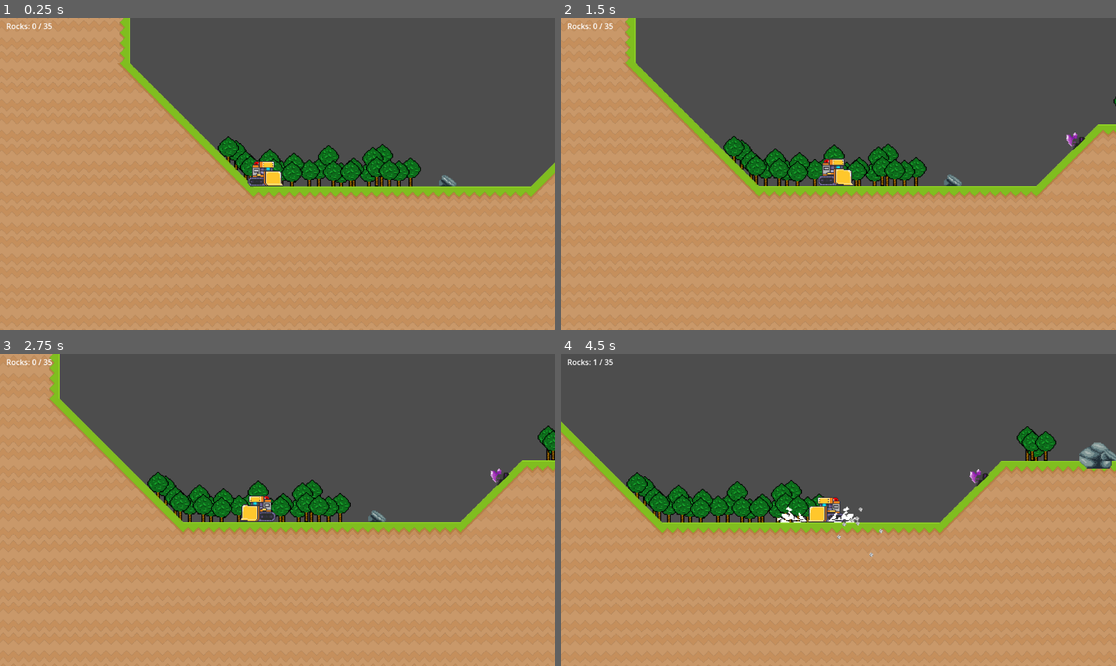
Above: before the commit, frames 1-4 (two rows, left to right).
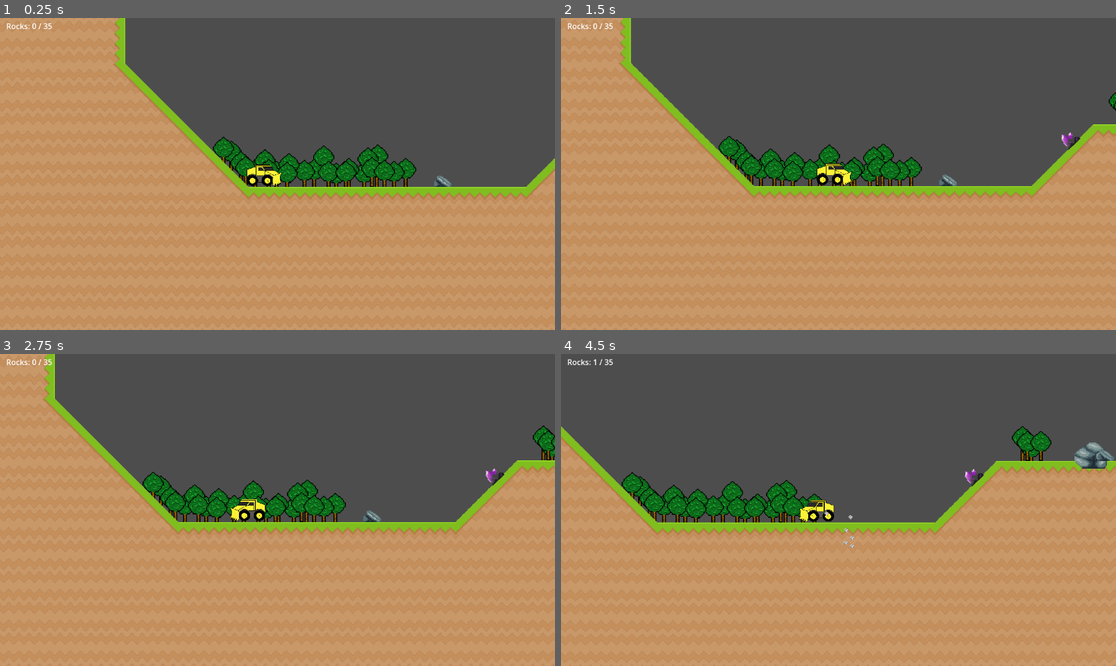
Above: after the commit, the same moments.

Repository: neldridge/kiddozer
Game: Godot game, scene res://levels/GameLevel1.tscn
The game is run twice, just before and just after one commit, with the same random seed, the same clock (stepped at 60 frames per second) and the same inputs.
Inputs:
- Up to frame 1 (0.25 s): no input
- Up to frame 2 (1.5 s): tap Enter (ui_accept) at 0.5, 0.77 s; hold Right (ui_right) from 0.53 s (still down)
- Up to frame 3 (2.75 s): tap Enter (ui_accept) at 1.52 s; release Right (ui_right) at 2.03 s; hold Left (ui_left) from 2.03 s (still down)
- Up to frame 4 (4.5 s): release Left (ui_left) at 2.78 s; hold Right (ui_right) 2.78-4.28 s; tap Enter (ui_accept) at 3.02, 3.77 s; hold Left (ui_left) from 4.28 s (still down)

The runs differ from the first frame. In frame 1, 4.8% of the frame differs, in the area x 0-100%, y 0-100%; in frame 2, 5.0%; in frame 3, 5.4%; in frame 4, 5.7%, in the area x 0-100%, y 21-100%.

Commit message:
more trees, beginning of a scene to use for scaling models

Diff:
--- a/dozer/dozer.tscn
+++ b/dozer/dozer.tscn
@@ -1,58 +1,16 @@
-[gd_scene load_steps=42 format=3 uid="uid://cr06ayqsfufog"]
+[gd_scene load_steps=22 format=3 uid="uid://cr06ayqsfufog"]
 
-[ext_resource type="Texture2D" uid="uid://dinunbyjyt2qu" path="res://dozer/sprites/Idle.png" id="1_f2yte"]
 [ext_resource type="Script" uid="uid://cqbb3ongekr4h" path="res://dozer/dozer.gd" id="1_qe0wl"]
-[ext_resource type="Texture2D" uid="uid://coiml5rdhdha6" path="res://dozer/sprites/Attack.png" id="2_kpo34"]
+[ext_resource type="Texture2D" uid="uid://e5c511glgkln" path="res://dozer/rubble_truck.png" id="2_fbc6f"]
 [ext_resource type="Texture2D" uid="uid://crqvhks28ytrl" path="res://dozer/sprites/Death.png" id="3_0dsod"]
 [ext_resource type="AudioStream" uid="uid://15lrx8d02qml" path="res://dozer/sounds/bulldozer_idle.mp3" id="3_53llr"]
 [ext_resource type="AudioStream" uid="uid://ckglk4r6yea6a" path="res://dozer/sounds/bulldozer_moving.mp3" id="4_2ggiw"]
 [ext_resource type="Texture2D" uid="uid://wetbyxy5l6gq" path="res://dozer/sprites/Hit.png" id="4_3qq7t"]
 [ext_resource type="Texture2D" uid="uid://8qrxgc33oc2h" path="res://dozer/sprites/Parry.png" id="6_olsbn"]
-[ext_resource type="Texture2D" uid="uid://btx10eowlq56l" path="res://dozer/sprites/Walk.png" id="7_skdve"]
 
-[sub_resource type="AtlasTexture" id="AtlasTexture_03uln"]
-atlas = ExtResource("2_kpo34")
-region = Rect2(0, 0, 112, 80)
-
-[sub_resource type="AtlasTexture" id="AtlasTexture_xj5qb"]
-atlas = ExtResource("2_kpo34")
-region = Rect2(112, 0, 112, 80)
-
-[sub_resource type="AtlasTexture" id="AtlasTexture_r15cf"]
-atlas = ExtResource("2_kpo34")
-region = Rect2(224, 0, 112, 80)
-
-[sub_resource type="AtlasTexture" id="AtlasTexture_ag717"]
-atlas = ExtResource("2_kpo34")
-region = Rect2(336, 0, 112, 80)
-
-[sub_resource type="AtlasTexture" id="AtlasTexture_jin6b"]
-atlas = ExtResource("2_kpo34")
-region = Rect2(448, 0, 112, 80)
-
-[sub_resource type="AtlasTexture" id="AtlasTexture_rss15"]
-atlas = ExtResource("2_kpo34")
-region = Rect2(560, 0, 112, 80)
-
-[sub_resource type="AtlasTexture" id="AtlasTexture_m76yo"]
-atlas = ExtResource("2_kpo34")
-region = Rect2(672, 0, 112, 80)
-
-[sub_resource type="AtlasTexture" id="AtlasTexture_dejpx"]
-atlas = ExtResource("2_kpo34")
-region = Rect2(784, 0, 112, 80)
-
-[sub_resource type="AtlasTexture" id="AtlasTexture_rpk7b"]
-atlas = ExtResource("2_kpo34")
-region = Rect2(896, 0, 112, 80)
-
-[sub_resource type="AtlasTexture" id="AtlasTexture_p1h7o"]
-atlas = ExtResource("2_kpo34")
-region = Rect2(1008, 0, 112, 80)
-
-[sub_resource type="AtlasTexture" id="AtlasTexture_vky2t"]
-atlas = ExtResource("2_kpo34")
-region = Rect2(1120, 0, 112, 80)
+[sub_resource type="AtlasTexture" id="AtlasTexture_n2kyf"]
+atlas = ExtResource("2_fbc6f")
+region = Rect2(0, 0, 128, 128)
 
 [sub_resource type="AtlasTexture" id="AtlasTexture_n5k4n"]
 atlas = ExtResource("3_0dsod")
@@ -74,29 +32,9 @@
 atlas = ExtResource("4_3qq7t")
 region = Rect2(224, 0, 112, 80)
 
-[sub_resource type="AtlasTexture" id="AtlasTexture_j1dar"]
-atlas = ExtResource("1_f2yte")
-region = Rect2(0, 0, 112, 80)
-
-[sub_resource type="AtlasTexture" id="AtlasTexture_hpyca"]
-atlas = ExtResource("1_f2yte")
-region = Rect2(112, 0, 112, 80)
-
-[sub_resource type="AtlasTexture" id="AtlasTexture_hfduu"]
-atlas = ExtResource("1_f2yte")
-region = Rect2(224, 0, 112, 80)
-
-[sub_resource type="AtlasTexture" id="AtlasTexture_widc4"]
-atlas = ExtResource("1_f2yte")
-region = Rect2(336, 0, 112, 80)
-
-[sub_resource type="AtlasTexture" id="AtlasTexture_u0bcs"]
-atlas = ExtResource("1_f2yte")
-region = Rect2(448, 0, 112, 80)
-
-[sub_resource type="AtlasTexture" id="AtlasTexture_sanjd"]
-atlas = ExtResource("1_f2yte")
-region = Rect2(560, 0, 112, 80)
+[sub_resource type="AtlasTexture" id="AtlasTexture_kpo34"]
+atlas = ExtResource("2_fbc6f")
+region = Rect2(0, 0, 128, 128)
 
 [sub_resource type="AtlasTexture" id="AtlasTexture_00gv6"]
 atlas = ExtResource("6_olsbn")
@@ -114,57 +52,15 @@
 atlas = ExtResource("6_olsbn")
 region = Rect2(336, 0, 112, 80)
 
-[sub_resource type="AtlasTexture" id="AtlasTexture_jdp1n"]
-atlas = ExtResource("7_skdve")
-region = Rect2(0, 0, 112, 80)
-
-[sub_resource type="AtlasTexture" id="AtlasTexture_pi7x2"]
-atlas = ExtResource("7_skdve")
-region = Rect2(112, 0, 112, 80)
-
-[sub_resource type="AtlasTexture" id="AtlasTexture_4unb5"]
-atlas = ExtResource("7_skdve")
-region = Rect2(224, 0, 112, 80)
-
-[sub_resource type="AtlasTexture" id="AtlasTexture_yr8qb"]
-atlas = ExtResource("7_skdve")
-region = Rect2(336, 0, 112, 80)
+[sub_resource type="AtlasTexture" id="AtlasTexture_0dsod"]
+atlas = ExtResource("2_fbc6f")
+region = Rect2(0, 0, 128, 128)
 
 [sub_resource type="SpriteFrames" id="SpriteFrames_a6j0l"]
 animations = [{
 "frames": [{
 "duration": 1.0,
-"texture": SubResource("AtlasTexture_03uln")
-}, {
-"duration": 1.0,
-"texture": SubResource("AtlasTexture_xj5qb")
-}, {
-"duration": 1.0,
-"texture": SubResource("AtlasTexture_r15cf")
-}, {
-"duration": 1.0,
-"texture": SubResource("AtlasTexture_ag717")
-}, {
-"duration": 1.0,
-"texture": SubResource("AtlasTexture_jin6b")
-}, {
-"duration": 1.0,
-"texture": SubResource("AtlasTexture_rss15")
-}, {
-"duration": 1.0,
-"texture": SubResource("AtlasTexture_m76yo")
-}, {
-"duration": 1.0,
-"texture": SubResource("AtlasTexture_dejpx")
-}, {
-"duration": 1.0,
-"texture": SubResource("AtlasTexture_rpk7b")
-}, {
-"duration": 1.0,
-"texture": SubResource("AtlasTexture_p1h7o")
-}, {
-"duration": 1.0,
-"texture": SubResource("AtlasTexture_vky2t")
+"texture": SubResource("AtlasTexture_n2kyf")
 }],
 "loop": false,
 "name": &"attack",
@@ -197,22 +93,7 @@
 }, {
 "frames": [{
 "duration": 1.0,
-"texture": SubResource("AtlasTexture_j1dar")
-}, {
-"duration": 1.0,
-"texture": SubResource("AtlasTexture_hpyca")
-}, {
-"duration": 1.0,
-"texture": SubResource("AtlasTexture_hfduu")
-}, {
-"duration": 1.0,
-"texture": SubResource("AtlasTexture_widc4")
-}, {
-"duration": 1.0,
-"texture": SubResource("AtlasTexture_u0bcs")
-}, {
-"duration": 1.0,
-"texture": SubResource("AtlasTexture_sanjd")
+"texture": SubResource("AtlasTexture_kpo34")
 }],
 "loop": true,
 "name": &"idle",
@@ -237,16 +118,7 @@
 }, {
 "frames": [{
 "duration": 1.0,
-"texture": SubResource("AtlasTexture_jdp1n")
-}, {
-"duration": 1.0,
-"texture": SubResource("AtlasTexture_pi7x2")
-}, {
-"duration": 1.0,
-"texture": SubResource("AtlasTexture_4unb5")
-}, {
-"duration": 1.0,
-"texture": SubResource("AtlasTexture_yr8qb")
+"texture": SubResource("AtlasTexture_0dsod")
 }],
 "loop": true,
 "name": &"walk",
@@ -264,13 +136,22 @@
 [node name="VisualPivot" type="Node2D" parent="."]
 position = Vector2(-2, 0)
 
-[node name="AnimatedSprite2D" type="AnimatedSprite2D" parent="VisualPivot"]
+[node name="AnimatedSprite2D_bak" type="AnimatedSprite2D" parent="VisualPivot"]
+visible = false
 position = Vector2(-8, -20)
 scale = Vector2(0.910714, 0.910714)
 sprite_frames = SubResource("SpriteFrames_a6j0l")
 animation = &"walk"
 autoplay = "idle"
 frame_progress = 0.829065
+flip_h = true
+
+[node name="AnimatedSprite2D" type="AnimatedSprite2D" parent="VisualPivot"]
+position = Vector2(-14, -19)
+scale = Vector2(0.369419, 0.369419)
+sprite_frames = SubResource("SpriteFrames_a6j0l")
+animation = &"attack"
+autoplay = "idle"
 flip_h = true
 
 [node name="CollisionShape2D" type="CollisionShape2D" parent="."]
--- a/levels/GameLevel1.tscn
+++ b/levels/GameLevel1.tscn
@@ -268,4 +268,4 @@
 position = Vector2(379, -61)
 
 [node name="Dozer" parent="." instance=ExtResource("2_1kmda")]
-position = Vector2(32, -3)
+position = Vector2(37, -4)
Binary file added: Full-Scene.aseprite
Binary file added: animals/trees/tree-top1.png
Not shown, added: animals/trees/tree-top1.png.import
Binary file added: animals/trees/tree-top2.png
Not shown, added: animals/trees/tree-top2.png.import
Binary file added: animals/trees/tree-top3.png
Not shown, added: animals/trees/tree-top3.png.import
Binary file added: animals/trees/tree-top4.png
Not shown, added: animals/trees/tree-top4.png.import
